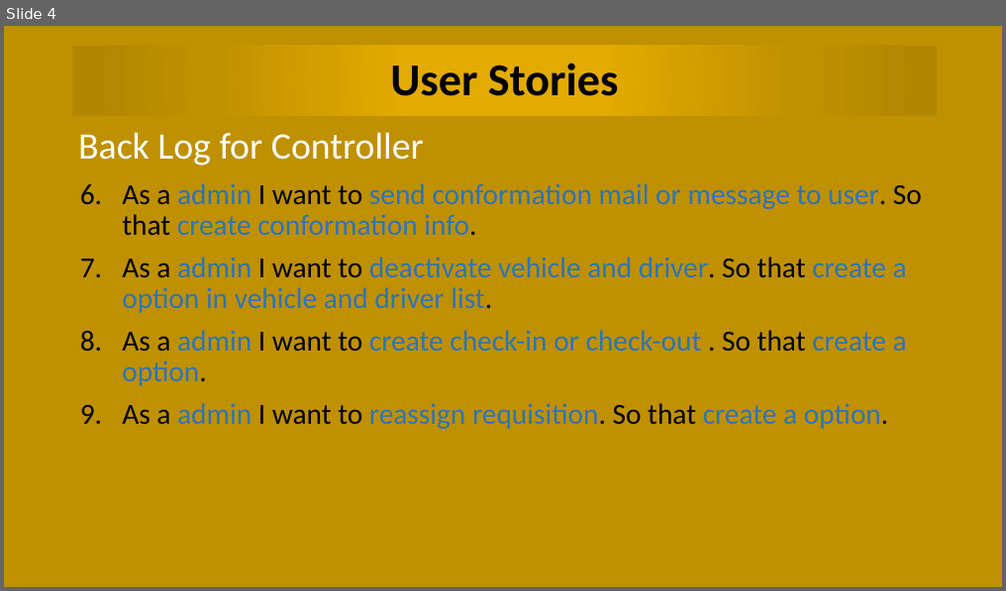
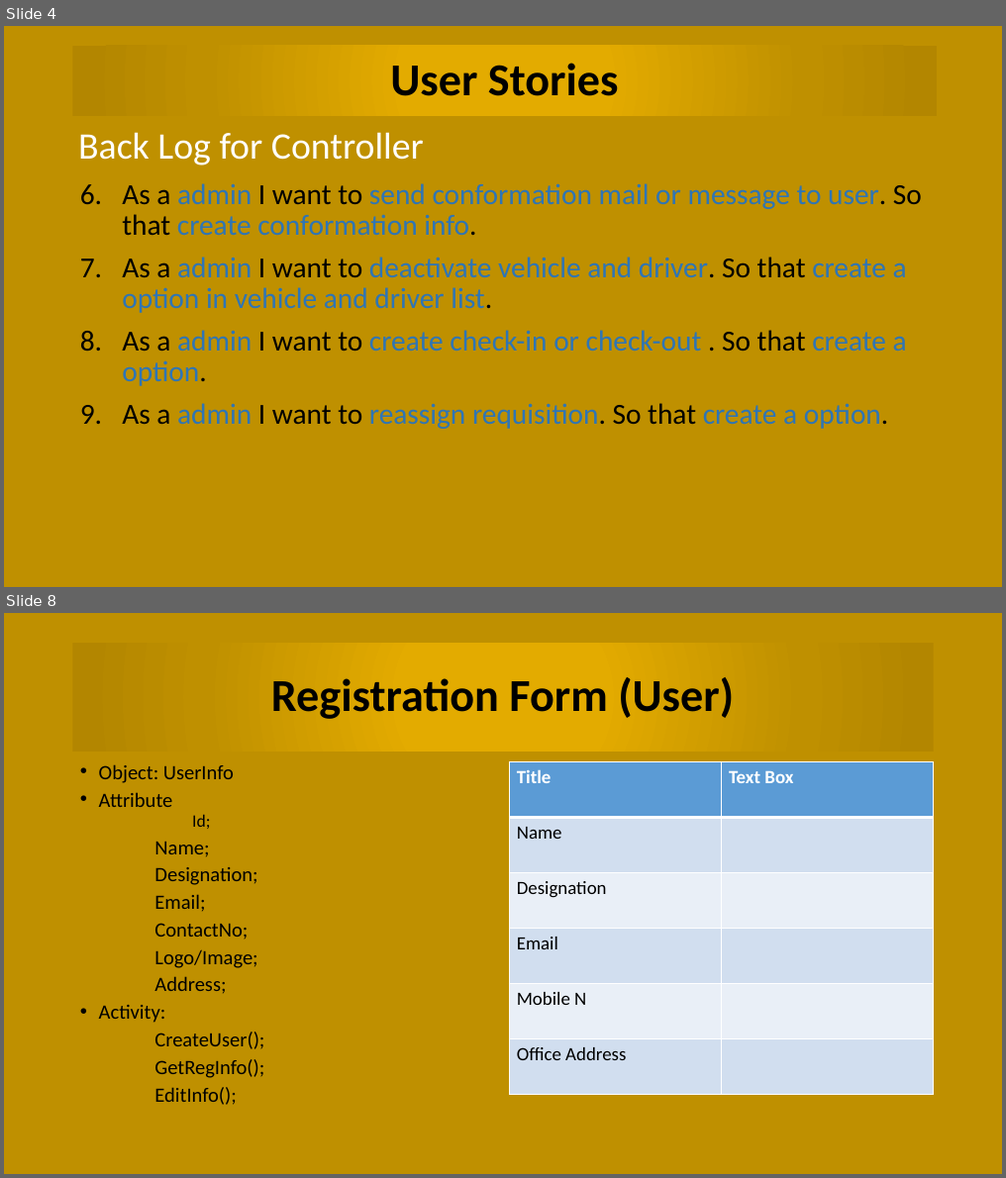
Before and after one commit to chittoranjan/BCCVehicleManagemant, a slide deck: Document/Vehicle Management Presentation.pptx. Shown one above the other, each under a label of ours: slide 4 before the commit, slides 4 and 8 after it; the slides between them are not shown. The pictures are 1006x591 and 1006x1178 pixels, drawn with LibreOffice and Linux fonts; fonts in the diff are those of the drawing. Boxes give left, top, right and bottom in pixels: in the first picture for what was removed or moved away, otherwise in the second. Text is boxed around its words. In the diff, an @@ line names an element or a change of style, - is before the commit and + after.

```diff
--- a/Document/Vehicle Management Presentation.pptx
+++ b/Document/Vehicle Management Presentation.pptx
@@ slide 8 added at [4,613,1002,1174], background #BF9000 @@
@@ title added at [73,643,934,752], fill gradient #E3AB00 to #BF9000 to #B28600, 44 pt, text #000000, bold @@
+Registration Form (User)
@@ text added at [99,764,264,1105], 19.6 pt, text #000000 @@
+• Object: UserInfo
+• Attribute
+  Id;
+Name;
+Designation;
+Email;
+ContactNo;
+Logo/Image;
+Address;
+• Activity:
+CreateUser();
+GetRegInfo();
+EditInfo();
@@ table added at [509,762,933,1094], 6 rows, 2 columns @@
+Title | Text Box
+Name | 
+Designation | 
+Email | 
+Mobile N | 
+Office Address | 
```
Also in this commit, not shown: 5 other slides added.
